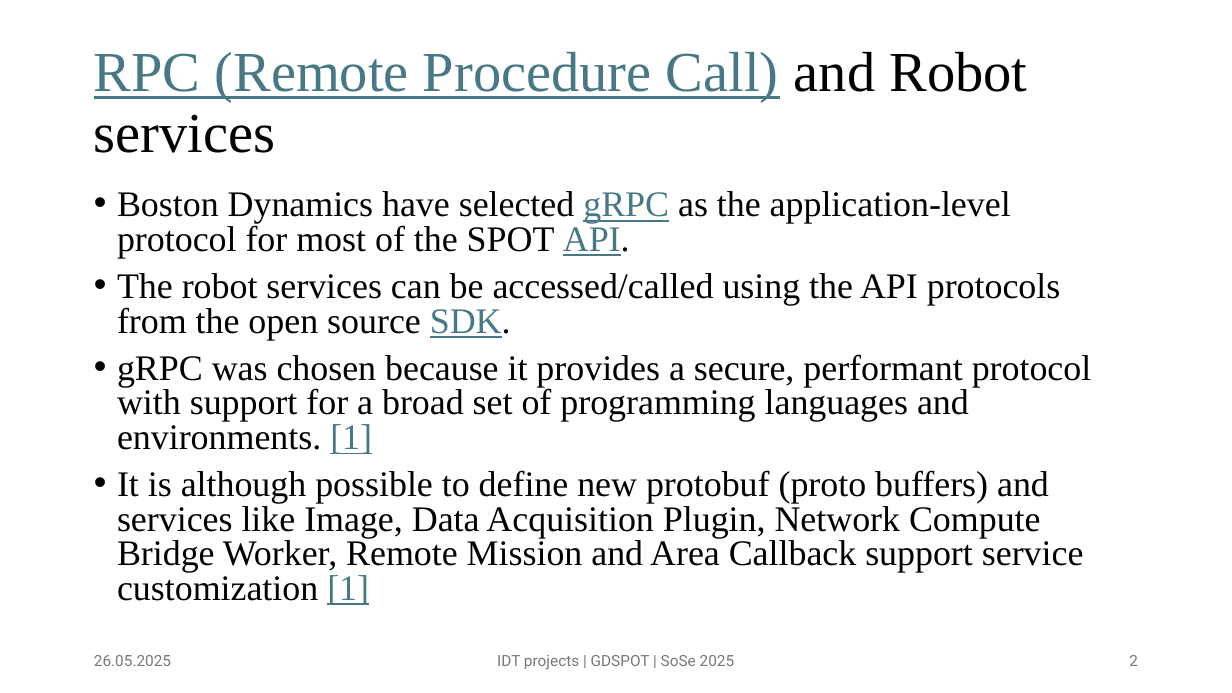
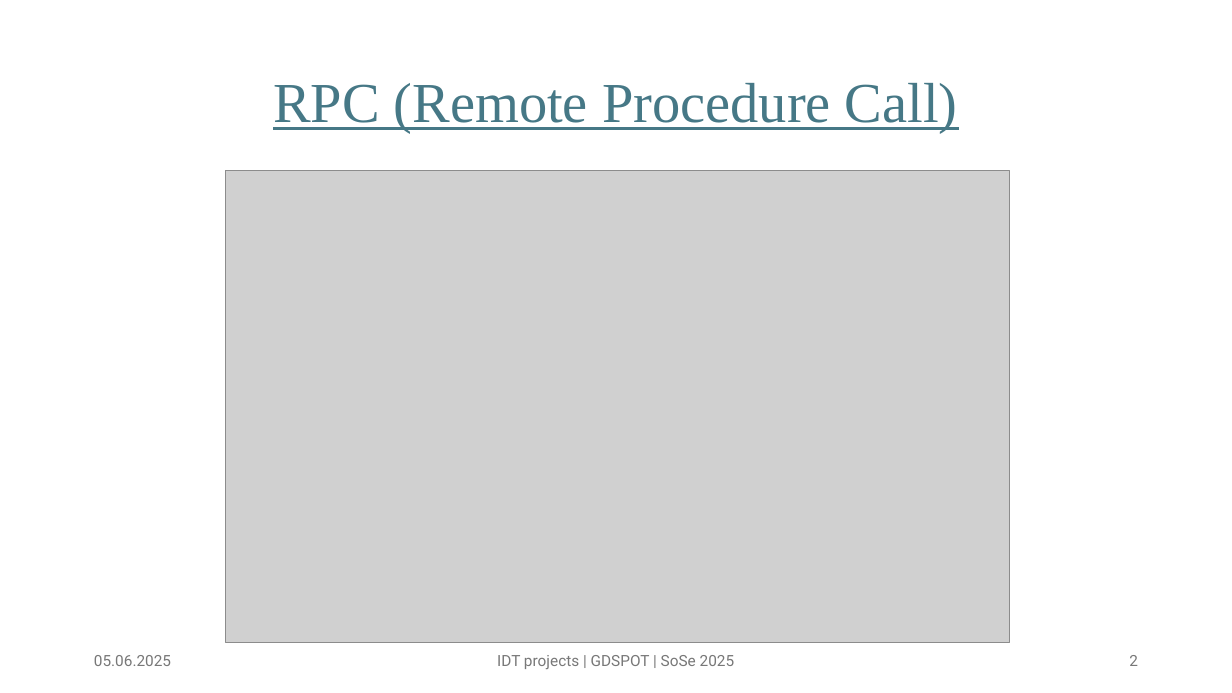
Before and after one commit to abhishekdilippatil/spot-sdk, a slide deck: slide 2 of presentations/SPOT presentation 02.pptx. Drawn at 1232x693 pixels with LibreOffice and Linux fonts; fonts in the diff are those of the drawing; grey boxes stand for pictures. Boxes give left, top, right and bottom in pixels: in the first picture for what was removed or moved away, otherwise in the second. Text is boxed around its words. In the diff, an @@ line names an element or a change of style, - is before the commit and + after.

```diff
--- a/presentations/SPOT presentation 02.pptx
+++ b/presentations/SPOT presentation 02.pptx
@@ title at (273,83,958,133): text changed @@
-RPC (Remote Procedure Call) and Robot services
+RPC (Remote Procedure Call)
@@ picture added at (226,171,1009,642) @@
@@ text removed at (117,191,1092,605) @@
-• Boston Dynamics have selected gRPC as the application-level protocol for most of the SPOT API.
-• The robot services can be accessed/called using the API protocols from the open source SDK.
-• gRPC was chosen because it provides a secure, performant protocol with support for a broad set of programming languages and environments. [1]
-• It is although possible to define new protobuf (proto buffers) and services like Image, Data Acquisition Plugin, Network Compute Bridge Worker, Remote Mission and Area Callback support service customization [1]
@@ text at (94,655,171,666): text changed @@
-26.05.2025
+05.06.2025
```
Also in this commit, not shown: 3 other slides changed, 6 slides added, 3 other files.
